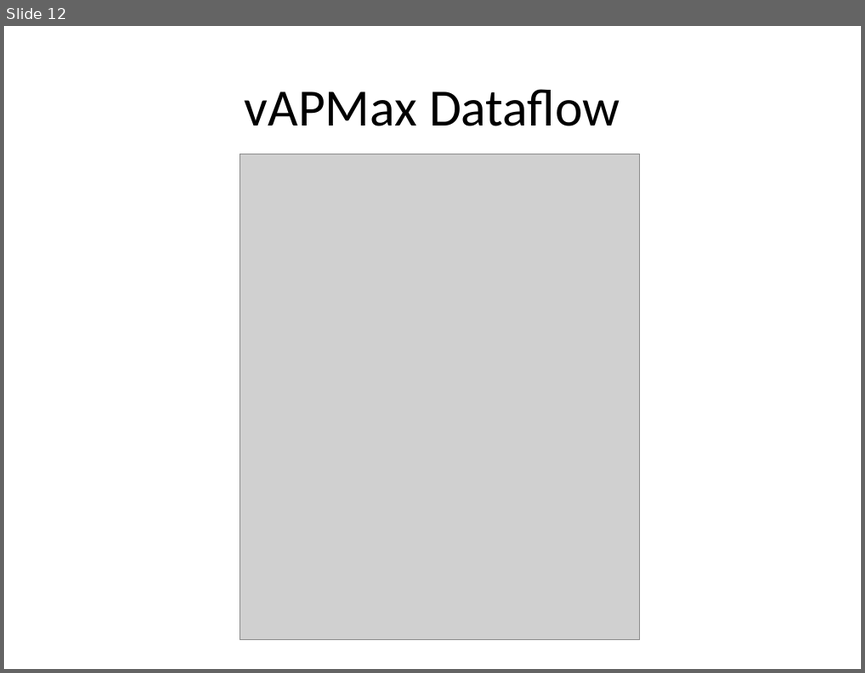
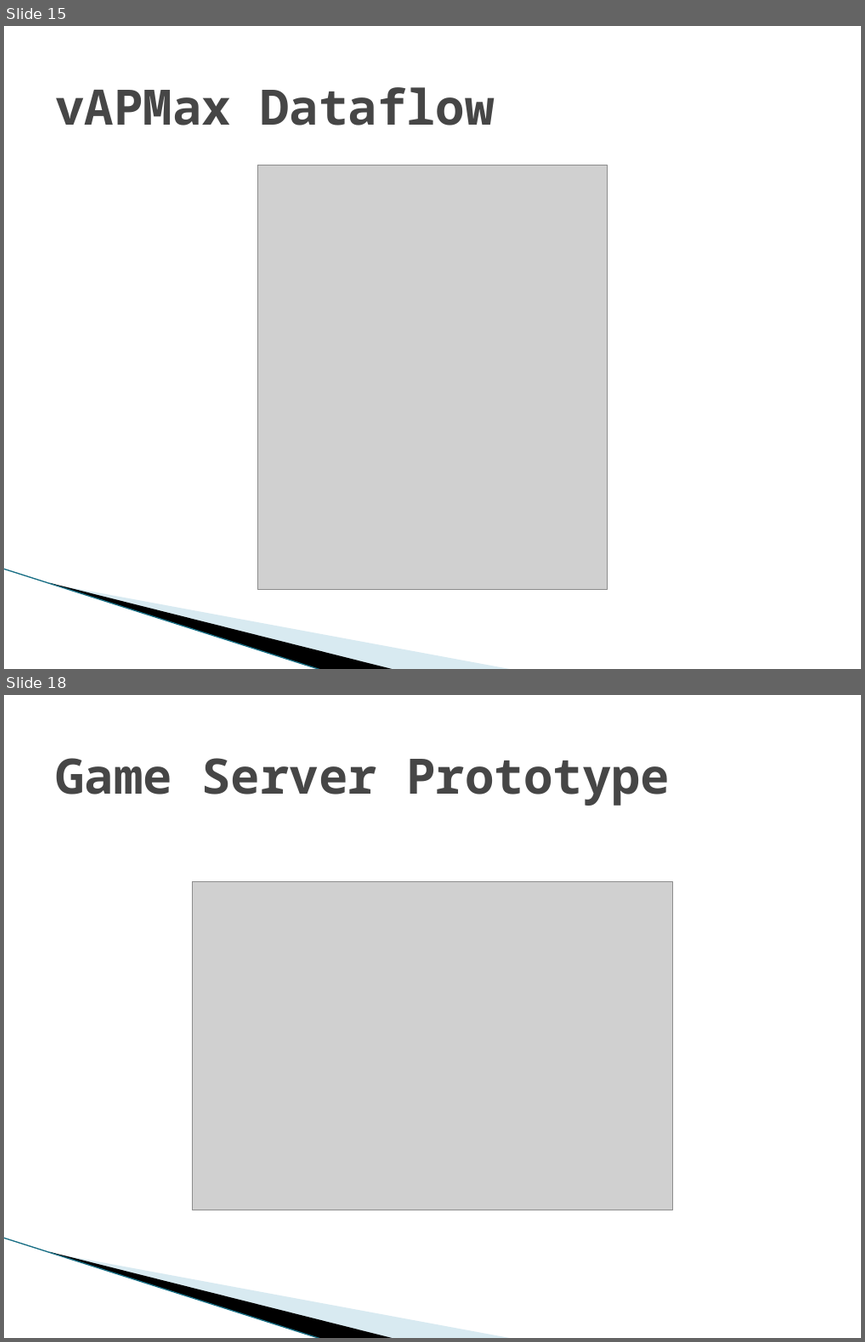
Before and after one commit to SDSMT-CSC/STBMF, a slide deck: docs/srDesign_ClientPresentation2.pptx. Shown one above the other, each under a label of ours: slide 12 before the commit, slides 15 and 18 after it; the slides between them are not shown. The pictures are 865x673 and 865x1342 pixels, drawn with LibreOffice and Linux fonts; fonts in the diff are those of the drawing; grey boxes stand for pictures; background and template pictures are left out. Boxes give left, top, right and bottom in pixels: in the first picture for what was removed or moved away, otherwise in the second. Text is boxed around its words. In the diff, an @@ line names an element or a change of style, - is before the commit and + after.

Commit message:
Updated slides to final format

```diff
--- a/docs/srDesign_ClientPresentation2.pptx
+++ b/docs/srDesign_ClientPresentation2.pptx
@@ slide 18 added at [4, 695, 861, 1338], background #FFFFFF; not listed: 3 template elements that a slide beside it also shows @@
@@ title added at [55, 758, 670, 805], 41 pt, text #464646, bold @@
+Game Server Prototype
@@ picture added at [193, 882, 673, 1209] @@
@@ what was slide 12 is now slide 15 @@
@@ slide 15 changed as well @@
@@ title "vAPMax Dataflow" at [55, 87, 494, 125]: size 44 to 41 pt, font Calibri to Noto Sans Mono, text colour #000000 to #464646, bold on; alignment centre to left @@
@@ picture: place and size @@
-picture at [239, 154, 640, 640]
+picture at [257, 165, 607, 589]
@@ line added from (4, 568) to (322, 669), #97C5D8 0.95 pt @@
@@ freeform shape added at [49, 582, 396, 669], fill #000000 @@
@@ freeform shape added at [51, 583, 514, 669], fill #A0CBDC at 40% opacity @@
```
Also in this commit, not shown: 14 other slides changed, 4 other slides added, 1 slide removed.
